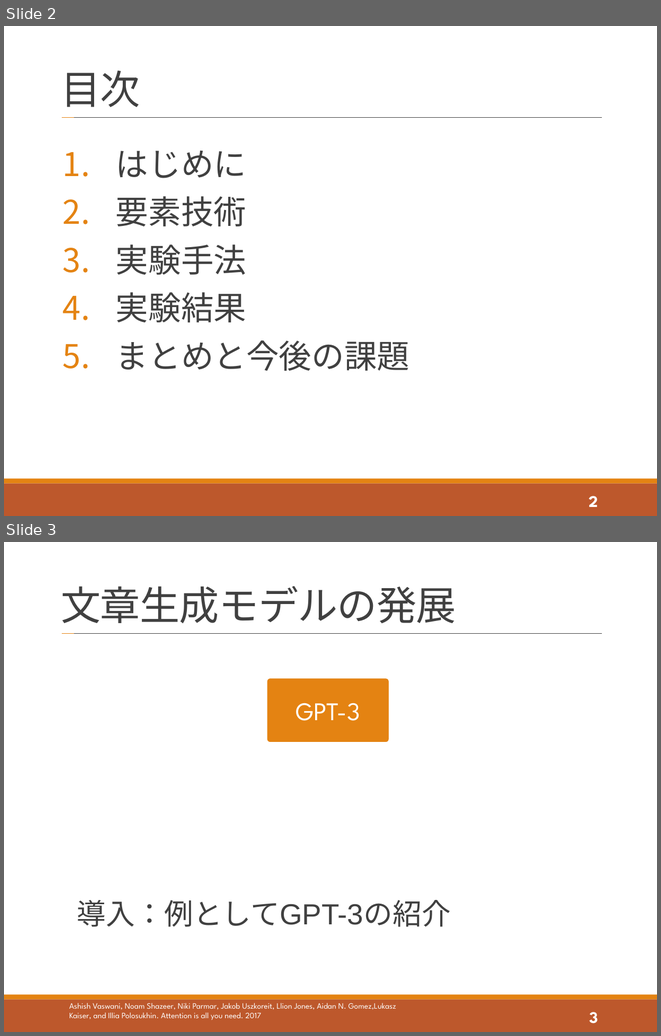
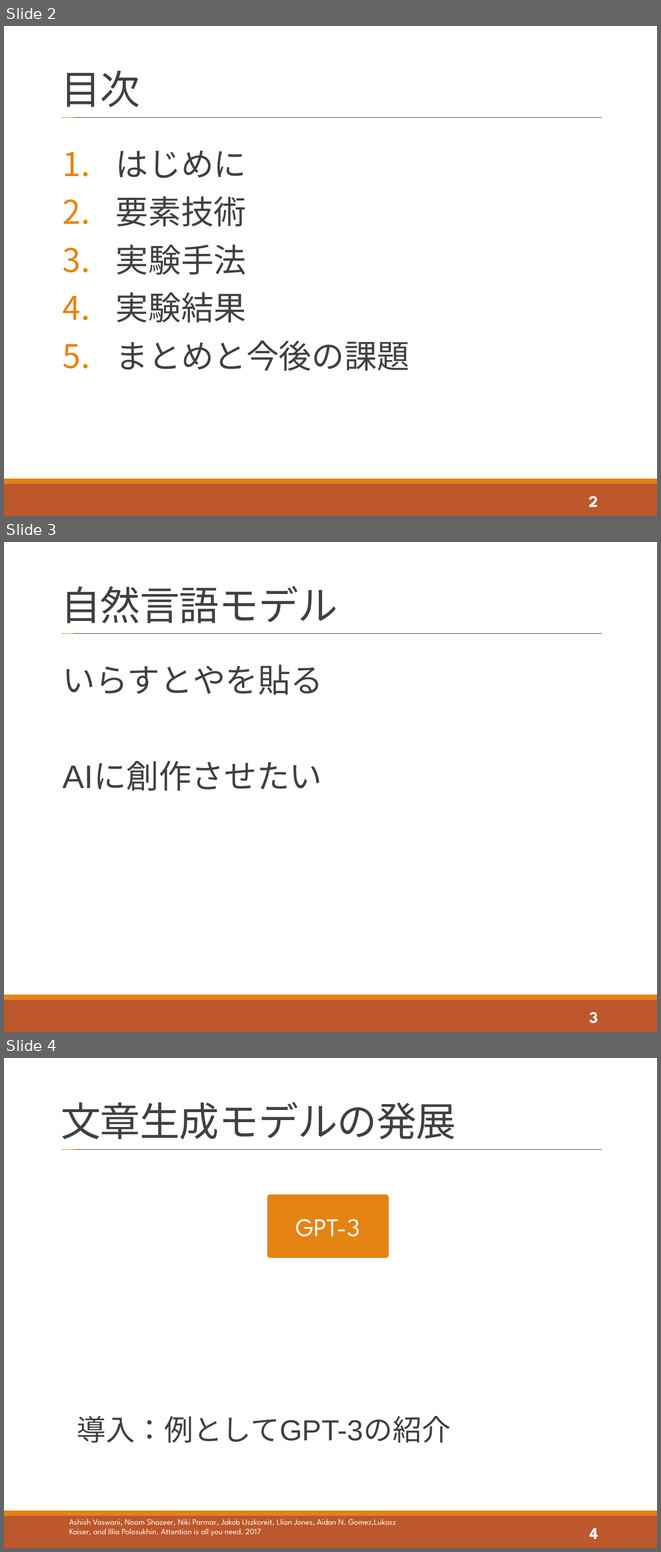
Before and after one commit to tatsuya-sugiyama/WeeklyReport, a slide deck: report/2021_t_1st/2021_1st_sugiyama.pptx. Shown one above the other, each under a label of ours: slides 2 and 3 before the commit, slides 2, 3 and 4 after it. The pictures are 661x1036 and 661x1552 pixels, drawn with LibreOffice and Linux fonts; fonts in the diff are those of the drawing. Boxes give left, top, right and bottom in pixels: in the first picture for what was removed or moved away, otherwise in the second. Text is boxed around its words. In the diff, an @@ line names an element or a change of style, - is before the commit and + after.

```diff
--- a/report/2021_t_1st/2021_1st_sugiyama.pptx
+++ b/report/2021_t_1st/2021_1st_sugiyama.pptx
@@ slide 3 added at (4,542,657,1032), background #FFFFFF; not listed: 4 template elements that a slide beside it also shows @@
@@ title added at (61,586,338,623), 44 pt, text #404040 @@
+自然言語モデル
@@ text added at (63,664,324,791), 36 pt, text #404040 @@
+いらすとやを貼る
+AIに創作させたい
@@ page number added at (589,1012,598,1023), 18 pt, text #FFFFFF, bold @@
+3
@@ what was slide 3 is now slide 4 @@
@@ page number at (590,1528,598,1539): text changed @@
-3
+4
```
Also in this commit, not shown: 9 slides changed, 4 other slides added.
